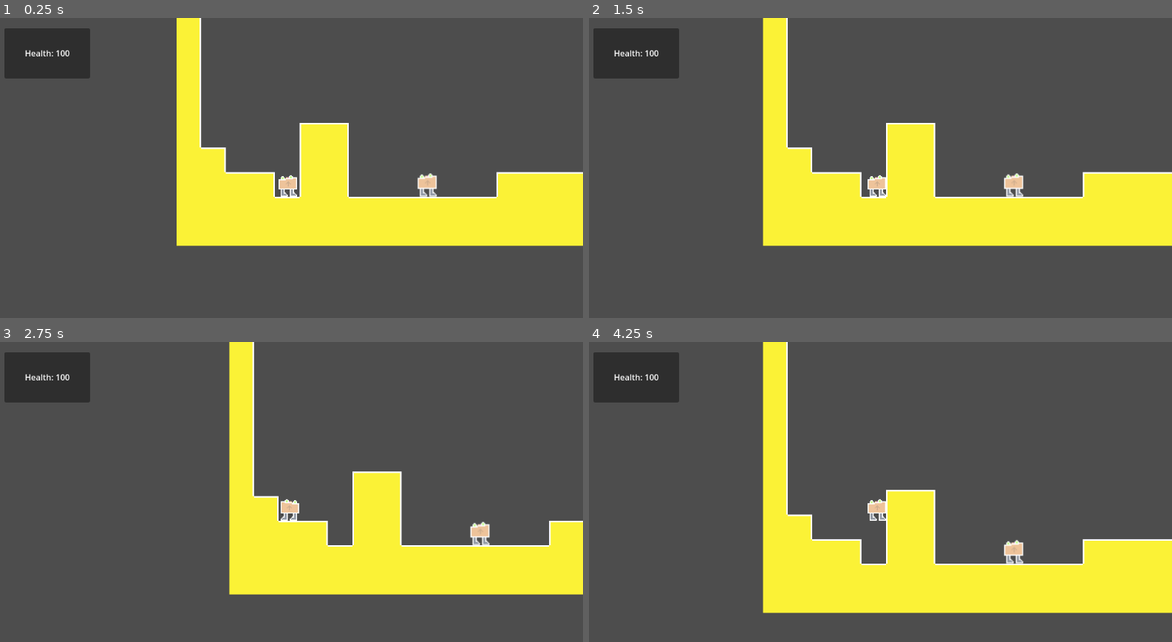
Above: before the commit, frames 1-4 (two rows, left to right).
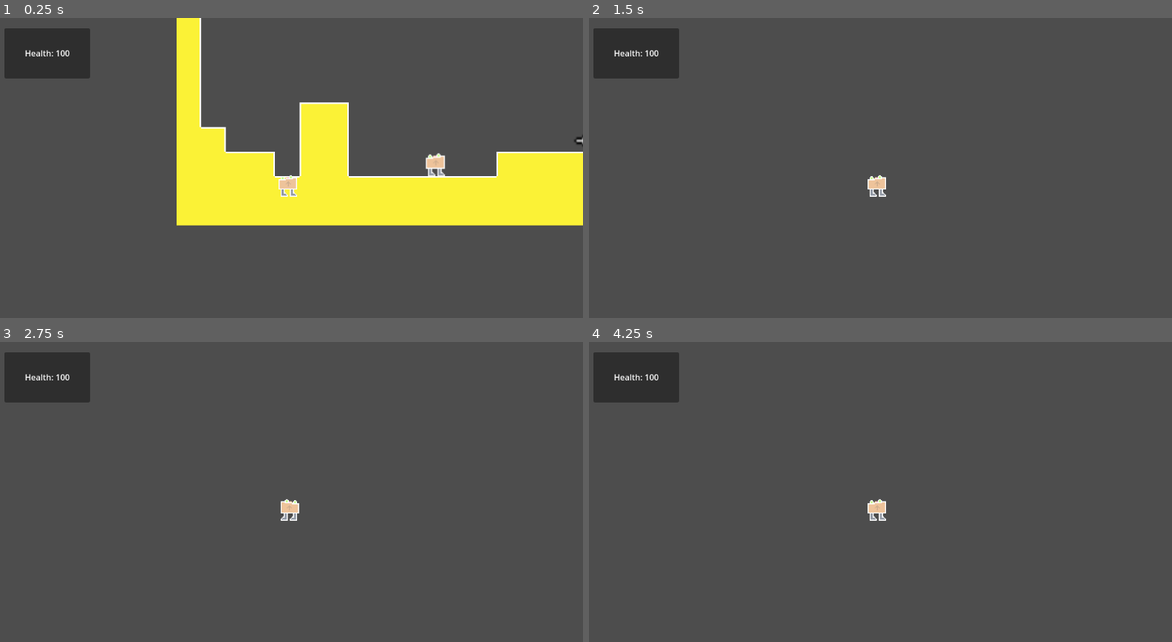
Above: after the commit, the same moments.

Repository: ShardHero/Main
Game: Godot game, scene res://scenes/level1.tscn
Same seed, same stepped clock (60 frames per second), same inputs: the game is played once before the commit and once after it.
Inputs:
- Up to frame 1 (0.25 s): no input
- Up to frame 2 (1.5 s): tap Enter (ui_accept) at 0.5, 0.77 s; hold Right (ui_right) from 0.53 s (still down)
- Up to frame 3 (2.75 s): tap Enter (ui_accept) at 1.52 s; release Right (ui_right) at 2.03 s; hold Left (ui_left) from 2.03 s (still down)
- Up to frame 4 (4.25 s): tap Enter (ui_accept) at 2.75, 3.02, 3.77 s; release Left (ui_left) at 2.78 s; hold Right (ui_right) from 2.78 s (still down)

The runs differ from the first frame. In frame 1, 10% of the frame differs, in the area x 30-100%, y 28-77%; in frame 2, 19%; in frame 3, 17%; in frame 4, 20%, in the area x 29-100%, y 0-91%.

Commit message:
Made a new projectile.
Still working out the collision detection but should be fixed on friday.

Diff:
--- a/scenes/enemy.tscn
+++ b/scenes/enemy.tscn
@@ -5,9 +5,6 @@
 [sub_resource type="GDScript" id="GDScript_lt5bw"]
 script/source = "extends CharacterBody2D
 @onready var game_manager = %GameManager
-
-const SPEED = 300.0
-const JUMP_VELOCITY = -400.0
 
 func _on_body_entered(body: Node2D) -> void:
 	if (body.name == \"CharacterBody2D\"):
--- a/scenes/level1.tscn
+++ b/scenes/level1.tscn
@@ -1,9 +1,10 @@
-[gd_scene load_steps=8 format=3 uid="uid://cfu6qp58epi4y"]
+[gd_scene load_steps=9 format=3 uid="uid://cfu6qp58epi4y"]
 
 [ext_resource type="Texture2D" uid="uid://be6smq1lv47ux" path="res://assets/art/placeholder_tilemap.png" id="1_unyct"]
 [ext_resource type="PackedScene" uid="uid://ch2lhx4dpevpr" path="res://scenes/main_character.tscn" id="2_ff2mj"]
 [ext_resource type="PackedScene" uid="uid://sjigmrytna27" path="res://scenes/enemy.tscn" id="3_ker7w"]
 [ext_resource type="Script" path="res://scenes/game_manager.gd" id="4_3cxwl"]
+[ext_resource type="PackedScene" uid="uid://b8nkat7vw5jot" path="res://scenes/projectile.tscn" id="4_d1aj6"]
 
 [sub_resource type="PhysicsMaterial" id="PhysicsMaterial_nax6r"]
 
@@ -53,9 +54,14 @@
 [node name="main character" parent="." instance=ExtResource("2_ff2mj")]
 unique_name_in_owner = true
 position = Vector2(2, 1)
+collision_mask = 2
 
 [node name="enemy" parent="." groups=["enemies"] instance=ExtResource("3_ker7w")]
-position = Vector2(441, 553)
+position = Vector2(457, 554)
+
+[node name="Projectile" parent="." groups=["enemies"] instance=ExtResource("4_d1aj6")]
+position = Vector2(800, 508)
+collision_layer = 2
 
 [node name="GameManager" type="Node" parent="."]
 unique_name_in_owner = true
--- a/scenes/main character.gd
+++ b/scenes/main character.gd
@@ -43,4 +43,3 @@
 		if collider and collider.is_in_group("enemies"):
 			game_manager.char_lose_hp()
 			print("Player collided with an enemy!")
-			# Example: Implement knockback, health reduction, or other effects here
--- /dev/null
+++ b/scenes/projectile.gd
@@ -0,0 +1,23 @@
+extends Node2D
+
+@export var speed: float = 200  # Speed of projectile
+@export var move_direction: Vector2 = Vector2(-1, 0)  # Default direction
+@export var move_distance: float = 240  # Distance before reset
+
+var start_position: Vector2
+var traveled_distance: float = 0
+
+func _ready():
+	start_position = position  # Store initial position
+
+func _process(delta):
+	var movement = move_direction.normalized() * speed * delta
+	position += movement
+	traveled_distance += movement.length()
+
+	if traveled_distance >= move_distance:
+		reset_projectile()  # Remove the projectile after moving a certain distance
+
+func reset_projectile():
+	position = start_position  # Move back to the start position
+	traveled_distance = 0  # Reset distance counter
--- /dev/null
+++ b/scenes/projectile.tscn
@@ -0,0 +1,21 @@
+[gd_scene load_steps=4 format=3 uid="uid://b8nkat7vw5jot"]
+
+[ext_resource type="Texture2D" uid="uid://ds0pwoe8tdfda" path="res://assets/art/spike.png" id="1_b5rd6"]
+[ext_resource type="Script" path="res://scenes/projectile.gd" id="2_dk2yi"]
+
+[sub_resource type="RectangleShape2D" id="RectangleShape2D_tbvmg"]
+size = Vector2(34, 31)
+
+[node name="Projectile" type="CharacterBody2D"]
+position = Vector2(735, 363)
+script = ExtResource("2_dk2yi")
+
+[node name="Sprite2D" type="Sprite2D" parent="."]
+position = Vector2(-12, -0.999992)
+rotation = 1.5708
+scale = Vector2(4.44609, 3.92171)
+texture = ExtResource("1_b5rd6")
+
+[node name="CollisionShape2D" type="CollisionShape2D" parent="."]
+position = Vector2(-2, -0.5)
+shape = SubResource("RectangleShape2D_tbvmg")
Binary file added: assets/art/spike.png
Not shown, added: assets/art/spike.png.import
